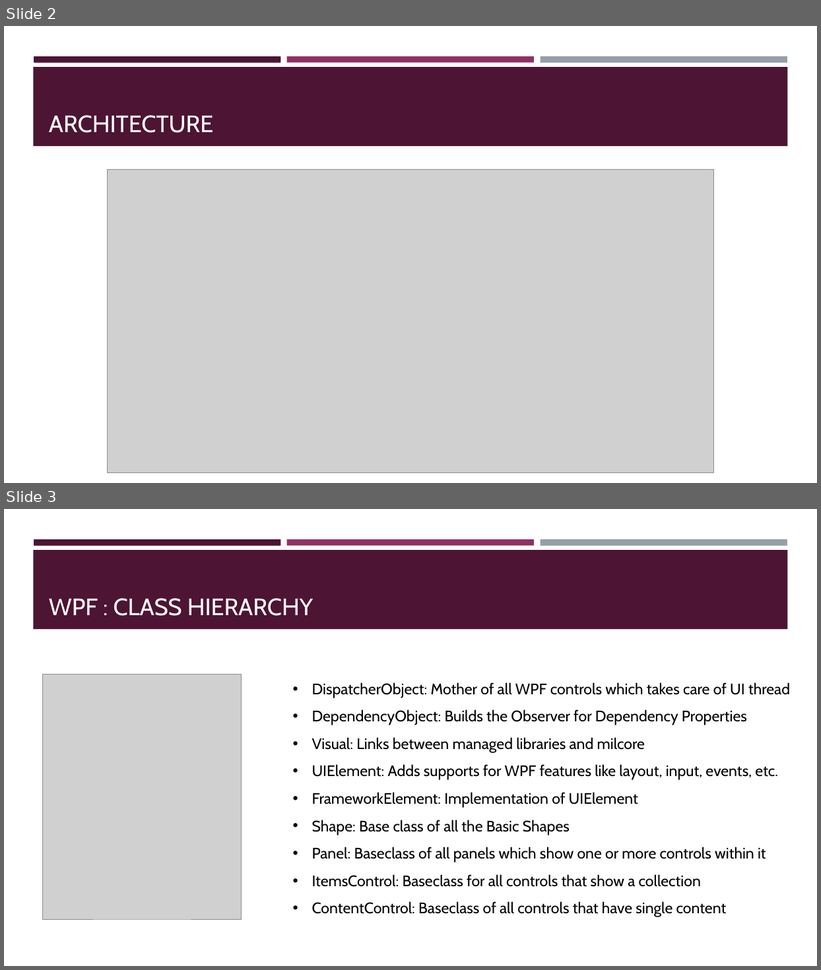
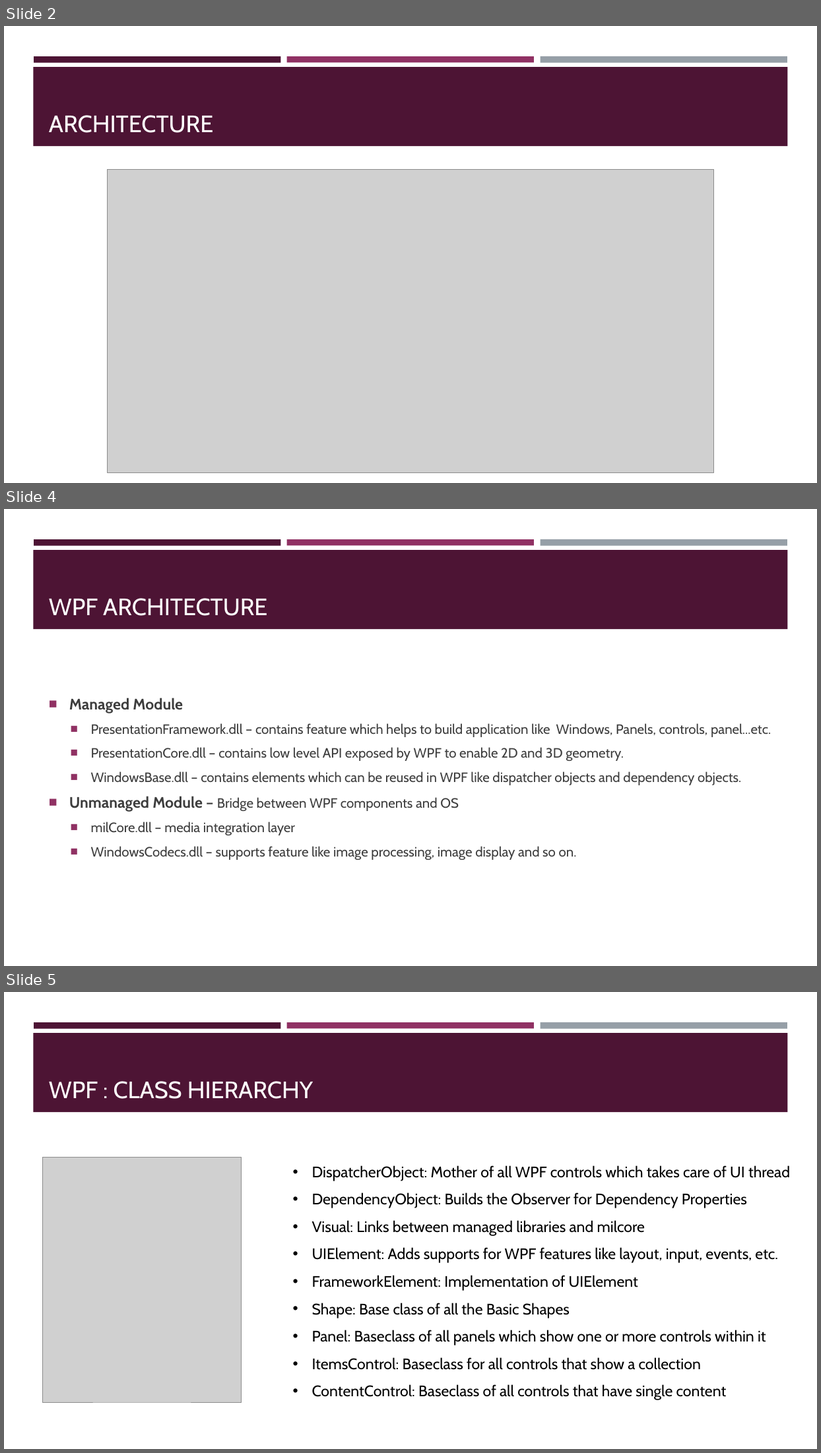
Before and after one commit to solankiravi/WPF-Demo, a slide deck: Introduction.pptx. Shown one above the other, each under a label of ours: slides 2 and 3 before the commit, slides 2, 4 and 5 after it; the slides between them are not shown. The pictures are 821x970 and 821x1453 pixels, drawn with LibreOffice and Linux fonts; fonts in the diff are those of the drawing; grey boxes stand for pictures. Boxes give left, top, right and bottom in pixels: in the first picture for what was removed or moved away, otherwise in the second. Text is boxed around its words. In the diff, an @@ line names an element or a change of style, - is before the commit and + after.

Commit message:
updated ppt

```diff
--- a/Introduction.pptx
+++ b/Introduction.pptx
@@ slide 4 added at <box>4,509,817,966</box>, background #FFFFFF; not listed: 4 template elements that a slide beside it also shows @@
@@ title added at <box>49,598,267,616</box>, 28 pt, text #FFFFFF @@
+WPF ARCHITECTURE
@@ text added at <box>69,698,771,860</box>, 16 pt, text #3D3D3D @@
+■ Managed Module
+  ■ PresentationFramework.dll – contains feature which helps to build application like Windows, Panels, controls, panel...etc.
+  ■ PresentationCore.dll – contains low level API exposed by WPF to enable 2D and 3D geometry.
+  ■ WindowsBase.dll – contains elements which can be reused in WPF like dispatcher objects and dependency objects.
+■ Unmanaged Module – Bridge between WPF components and OS
+  ■ milCore.dll – media integration layer
+  ■ WindowsCodecs.dll – supports feature like image processing, image display and so on.
@@ what was slide 3 is now slide 5 @@
```
Also in this commit, not shown: 1 slide changed, 1 other slide added.
